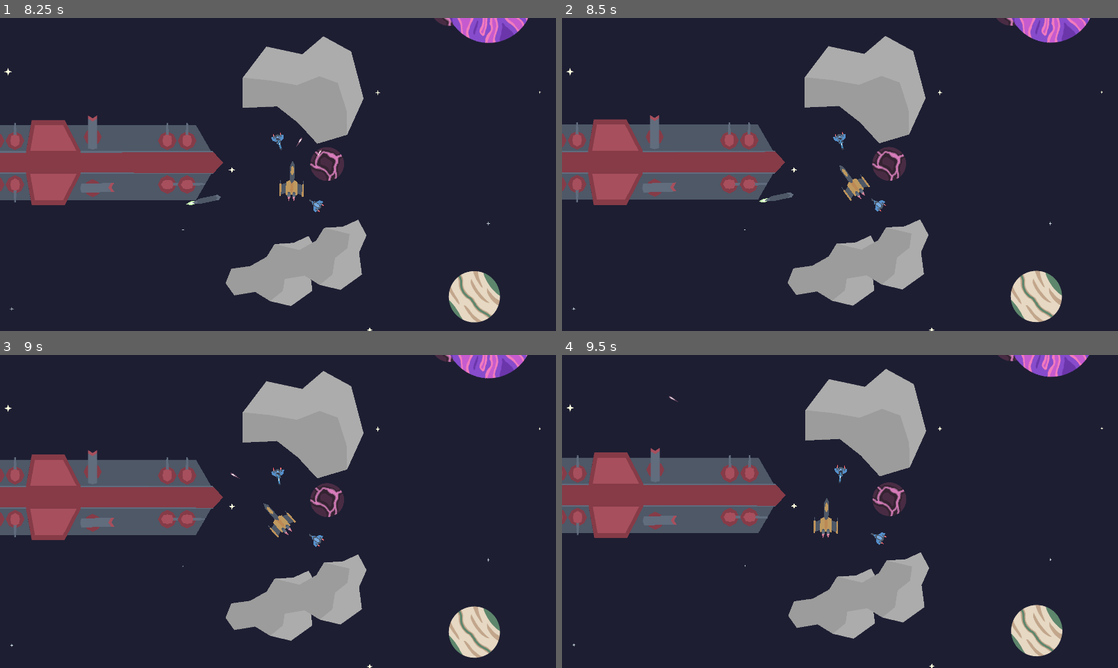
Above: before the commit, frames 1-4 (two rows, left to right).
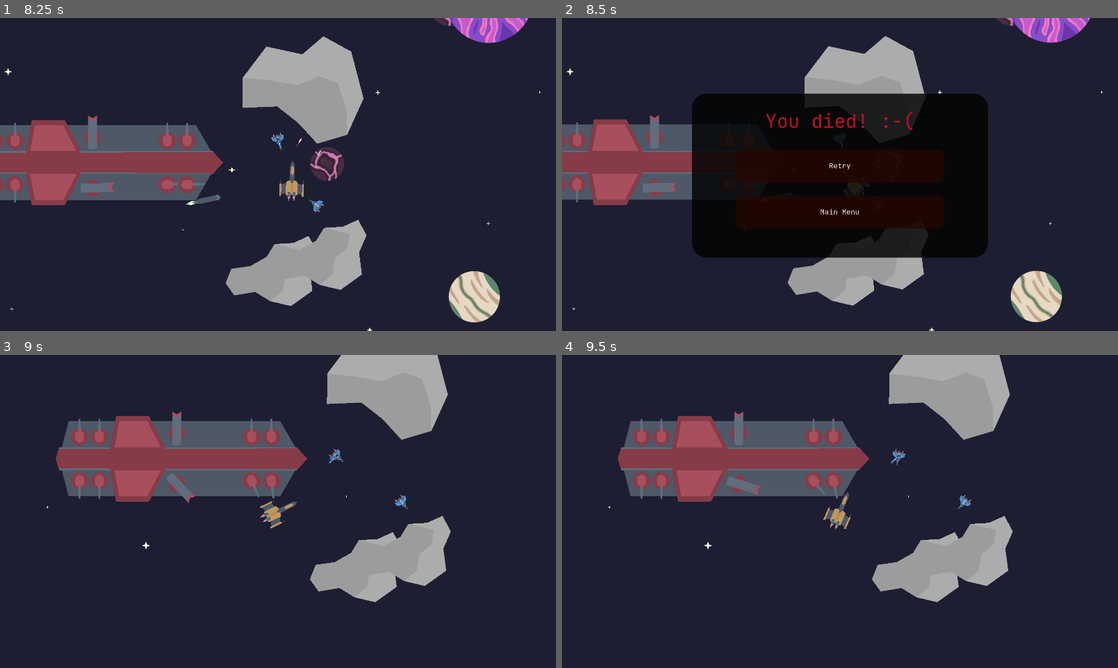
Above: after the commit, the same moments.

Repository: antax02/Ludum-Dare-58
Game: Godot game, scene res://scenes/ui/main_menu.tscn
The game is run twice, just before and just after one commit, with the same random seed, the same clock (stepped at 60 frames per second) and the same inputs. The engine's default icon, where the game draws it, is replaced by a stand-in: a white triangle on a blue panel in a dark square.
Inputs (mouse positions are in pixels of both pictures, inside the frame that each line leads up to):
- Up to frame 1 (8.25 s): click "Start" at 0.5 s; move the mouse to (400, 158) at 1.27 s; hold Space (thrust) 1.28-2.03 s; hold Right mouse button (dash) 1.28-2.03 s; move the mouse to (166, 190) at 2.02 s; click (166, 190) at 2.1 s; move the mouse to (333, 105) at 2.77 s; hold Right mouse button (dash) 2.78-3.53 s; hold Space (thrust) 2.78-4.28 s; move the mouse to (250, 237) at 3.52 s; click (250, 237) at 3.6 s; move the mouse to (444, 221) at 4.27 s; hold Right mouse button (dash) 4.28-5.03 s; move the mouse to (111, 127) at 5.02 s; click (111, 127) at 5.1 s; move the mouse to (305, 174) at 5.77 s; hold Right mouse button (dash) 5.78-6.53 s; move the mouse to (194, 96) at 6.52 s; hold Space (thrust) from 6.53 s (still down); click (194, 96) at 6.6 s; move the mouse to (400, 158) at 7.27 s; hold Right mouse button (dash) 7.28-8.03 s; move the mouse to (166, 190) at 8.02 s; click (166, 190) at 8.1 s
- Up to frame 2 (8.5 s): keep holding Space (thrust)
- Up to frame 3 (9 s): release Space (thrust) at 8.75 s; click (278, 502) at 8.75 s, where only the run after the commit has a clickable "Retry"
- Up to frame 4 (9.5 s): no input

Frame 1 is identical in both runs. In frame 2, 28% of the frame differs, in the area x 23-77%, y 24-77%; in frame 3, 32%, in the area x 0-98%, y 0-100%; in frame 4, 32%.

Commit message:
Add checkpoint system and update death screen
Introduces a new checkpoint script and autoload for tracking player position. Updates player health initialization, modifies death screen visuals, and changes retry logic to reload the current scene instead of loading a fixed level.

Diff:
--- a/project.godot
+++ b/project.godot
@@ -18,8 +18,9 @@
 [autoload]
 
 MoneyManager="*res://scripts/global/money_manager.gd"
+ButtonStyler="*res://scripts/global/button_styler.gd"
 LevelManager="*res://scripts/global/level_manager.gd"
-ButtonStyler="*res://scripts/global/button_styler.gd"
+Checkpoint="*res://scripts/global/global_checkpoint.gd"
 
 [display]
 
--- a/scenes/ui/death.tscn
+++ b/scenes/ui/death.tscn
@@ -4,7 +4,7 @@
 [ext_resource type="FontFile" uid="uid://ciwv1nxsex0wx" path="res://assets/fonts/JetBrainsMono-Regular.ttf" id="2_hwssb"]
 
 [sub_resource type="StyleBoxFlat" id="StyleBoxFlat_yiw81"]
-bg_color = Color(0, 0, 0, 0.9607843)
+bg_color = Color(0, 0.008348758, 0.004294471, 0.8235294)
 corner_radius_top_left = 50
 corner_radius_top_right = 50
 corner_radius_bottom_right = 50
@@ -34,7 +34,6 @@
 script = ExtResource("1_yiw81")
 
 [node name="death_screen" type="PanelContainer" parent="."]
-self_modulate = Color(0, 0, 0, 1)
 layout_mode = 1
 anchors_preset = 14
 anchor_top = 0.5
--- /dev/null
+++ b/scripts/environment/checkpoint.gd
@@ -0,0 +1,5 @@
+extends Sprite2D
+
+func _on_area_2d_body_entered(body: Node2D) -> void:
+	if body.is_in_group("player"):
+		Checkpoint.checkpoint_pos = $Marker2D.global_position
--- a/scripts/player/player.gd
+++ b/scripts/player/player.gd
@@ -1,7 +1,7 @@
 extends CharacterBody2D
 
 @export var bullet: PackedScene
-var health: int = 1000
+var health: int = 100
 var rotation_speed: int = 2
 var speed: int = 200
 var dash_target_entities: int = 0
--- a/scripts/ui/death_screen.gd
+++ b/scripts/ui/death_screen.gd
@@ -1,10 +1,11 @@
 extends Control
 
-const WORLD = preload("res://scenes/levels/level_1.tscn")
 const MAIN_MENU = preload("res://scenes/ui/main_menu.tscn")
+const LEVEL_1 = preload("uid://bs4u3p8mk0b4h")
 
 func _on_retry_pressed() -> void:
-	get_tree().change_scene_to_file("res://scenes/world.tscn")
+	#get_tree().change_scene_to_file("uid://bs4u3p8mk0b4h")
+	get_tree().reload_current_scene()
 
 
 func _on_main_menu_pressed() -> void:
Not shown, added: scripts/environment/checkpoint.gd.uid
